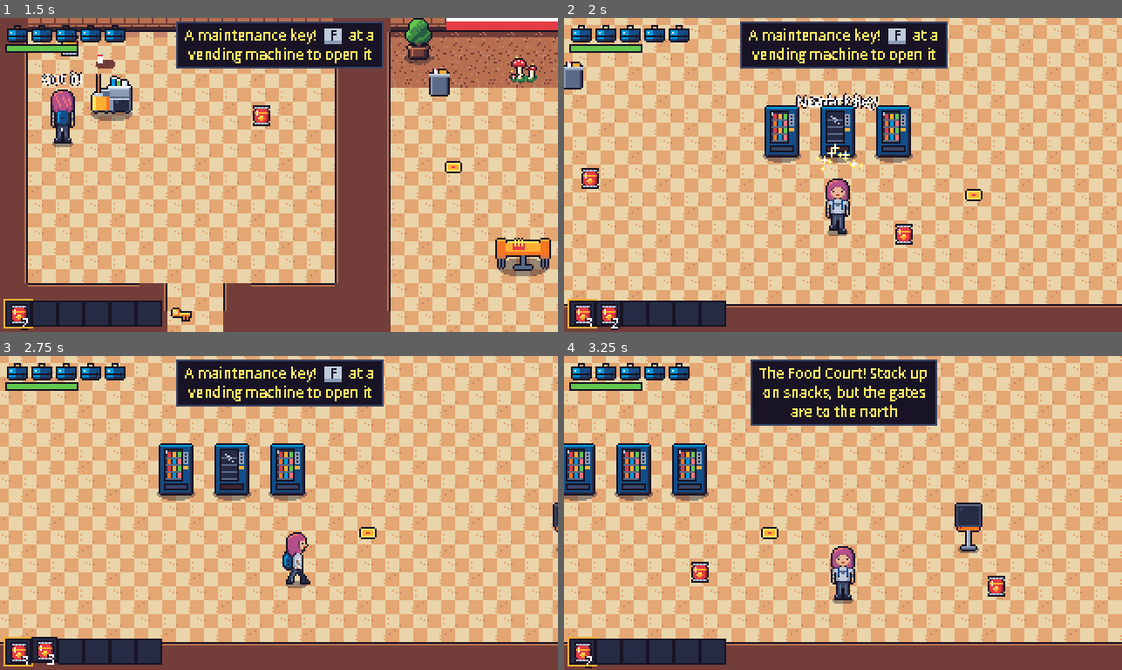
Above: before the commit, frames 1-4 (two rows, left to right).
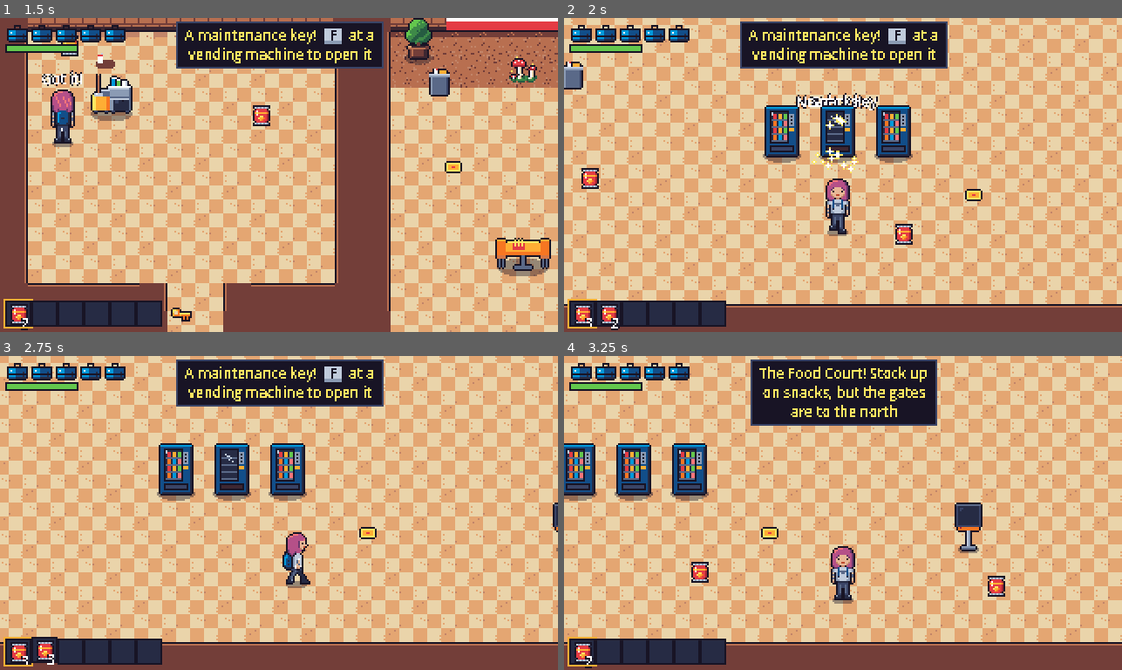
Above: after the commit, the same moments.

Repository: mvdmakesthings/PlanePoultryPanic
Game: Godot game, scene res://tests/level_03_smoke.tscn
The game is run twice, just before and just after one commit, with the same random seed, the same clock (stepped at 60 frames per second) and the same inputs. This scene is started directly instead of the project's main scene.
Inputs (mouse positions are in pixels of both pictures, inside the frame that each line leads up to):
- Up to frame 1 (1.5 s): tap Enter (ui_accept) at 0.5, 0.77, 1.07 s; move the mouse to (401, 159) at 0.52 s; hold D (move_right) 0.53-1.25 s; hold F (interact) 0.53-1.25 s; click (401, 159) at 0.67 s; tap Shift (run) at 0.8 s; drag from (167, 190) to (262, 55) at 1.27 s
- Up to frame 2 (2 s): no input
- Up to frame 3 (2.75 s): move the mouse to (334, 443) at 2.02 s; hold D (move_right) from 2.03 s (still down); hold F (interact) from 2.03 s (still down); tap I at 2.1 s
- Up to frame 4 (3.25 s): release D (move_right) at 2.75 s; release F (interact) at 2.75 s; drag from (815, 575) to (675, 465) at 2.77 s

Frame 1 is identical in both runs. In frame 2, 0.3% of the frame differs, in the area x 44-54%, y 30-50%; in frame 3, less than 0.1%; in frame 4, nothing differs.

Commit message:
Puff feathers from vents, sparkle on vending payouts and unlocked doors

Diff:
--- a/game/scripts/objects/chicken_vent.gd
+++ b/game/scripts/objects/chicken_vent.gd
@@ -28,6 +28,8 @@
 	chicken.alert()
 	_open_left = 0.6
 	AudioManager.play("vent", drop_point())
+	ParticleBurst.spawn(chicken.get_parent(), "feather", drop_point(), Vector2.ZERO, 3, 12.0)
+	ParticleBurst.spawn(chicken.get_parent(), "dust", drop_point(), Vector2.ZERO, 4)
 	return chicken
 
 
--- a/game/scripts/objects/locked_door.gd
+++ b/game/scripts/objects/locked_door.gd
@@ -109,6 +109,7 @@
 	_barrier.queue_free()
 	if not quiet:
 		AudioManager.play("unlock")
+		ParticleBurst.spawn(get_parent(), "sparkle", base_point(), Vector2.ZERO, 0, 12.0)
 	_sprite.frame = FRAME_CLOSED
 	_show_prompt = false
 	queue_redraw()
--- a/game/scripts/objects/vending_machine.gd
+++ b/game/scripts/objects/vending_machine.gd
@@ -55,6 +55,8 @@
 	if quiet:
 		return
 	AudioManager.play("vend", global_position)
+	Juice.shake(1.0)
+	ParticleBurst.spawn(get_parent(), "sparkle", global_position, Vector2.DOWN, 0, 14.0)
 	for i in snacks:
 		var pickup := PICKUP_SCENE.instantiate() as ItemPickup
 		# Spread out in a little arc in front of the flap.
